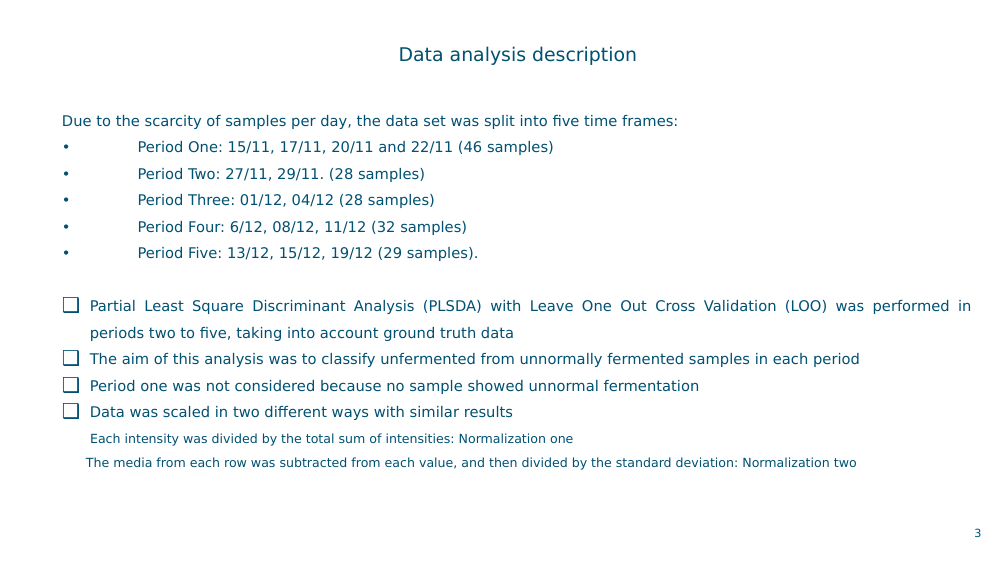
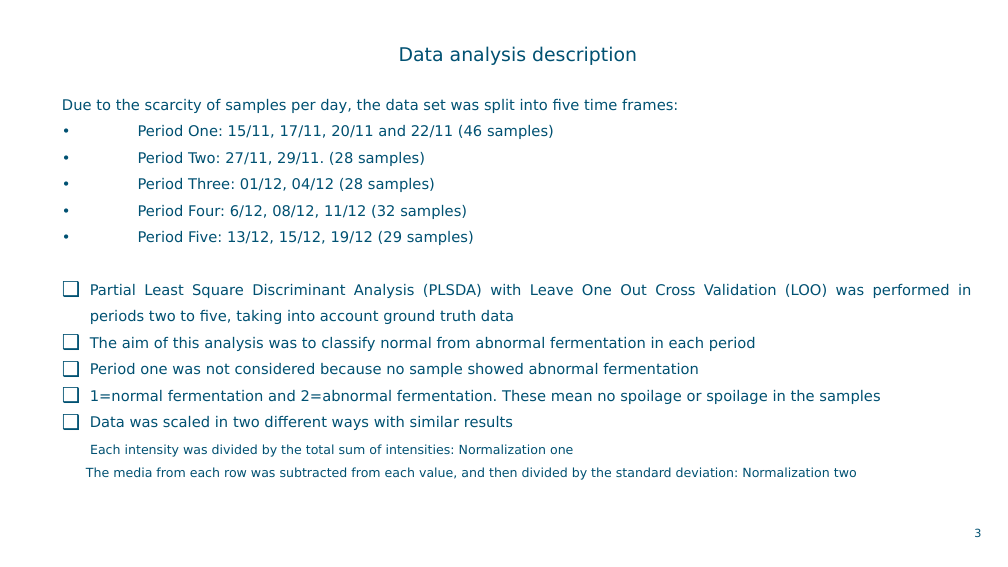
Before and after one commit to MMBDD/Serbia, a slide deck: slide 3 of Brines/PLSDAbrines.pptx. Drawn at 1008x567 pixels with LibreOffice and Linux fonts; fonts in the diff are those of the drawing; background and template pictures are left out. Boxes give left, top, right and bottom in pixels: in the first picture for what was removed or moved away, otherwise in the second. Text is boxed around its words. In the diff, an @@ line names an element or a change of style, - is before the commit and + after.

```diff
--- a/Brines/PLSDAbrines.pptx
+++ b/Brines/PLSDAbrines.pptx
@@ text "Due to the scarcity of ...": place and size @@
-text "Due to the scarcity of ..." at (62, 114, 971, 470)
+text "Due to the scarcity of ..." at (62, 98, 971, 480)
@@ text at (138, 230, 474, 245): text changed @@
-• Period Five: 13/12, 15/12, 19/12 (29 samples).
+• Period Five: 13/12, 15/12, 19/12 (29 samples)
@@ text at (90, 336, 880, 404): text changed @@
-❑ The aim of this analysis was to classify unfermented from unnormally fermented samples in each period
-❑ Period one was not considered because no sample showed unnormal fermentation
+❑ The aim of this analysis was to classify normal from abnormal fermentation in each period
+❑ Period one was not considered because no sample showed abnormal fermentation
+❑ 1=normal fermentation and 2=abnormal fermentation. These mean no spoilage or spoilage in the samples
```
Also in this commit, not shown: 6 other slides changed, 3 other files.
